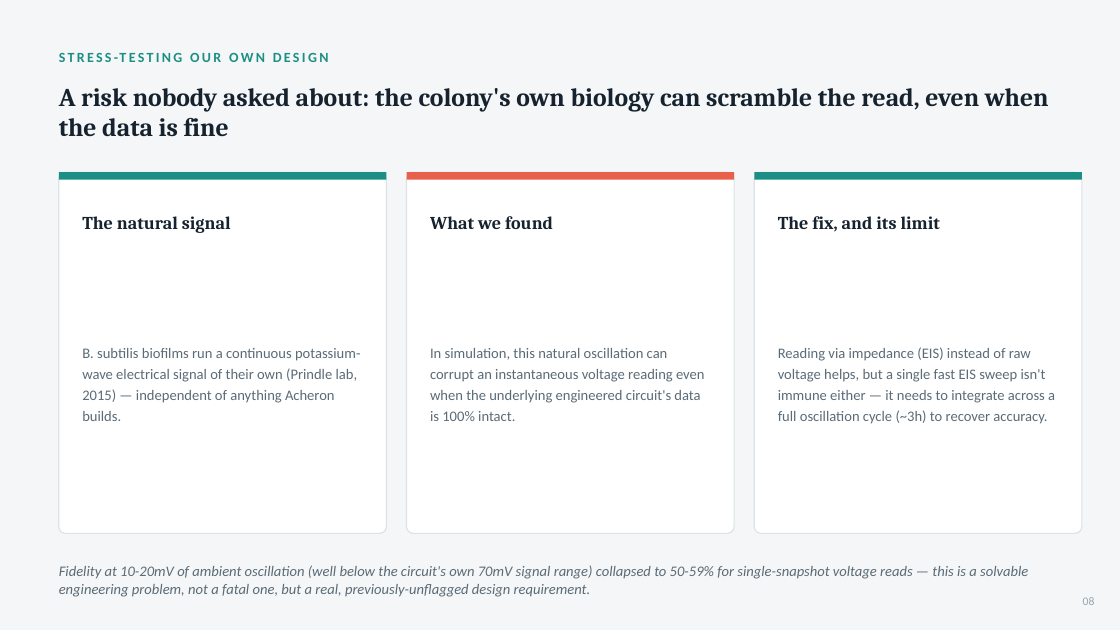
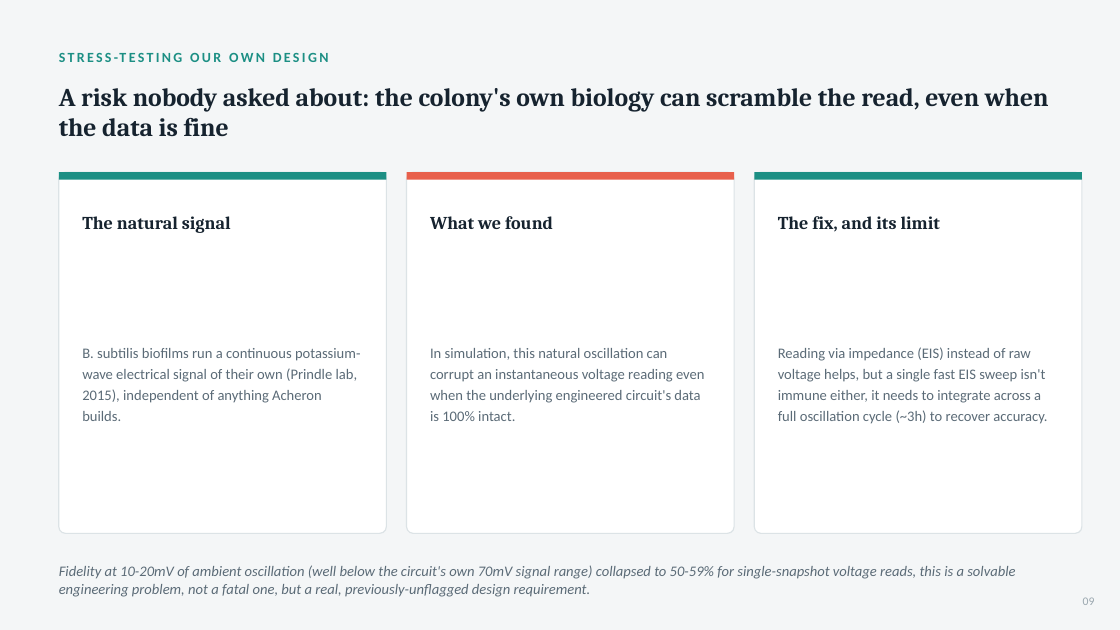
Before and after one commit to rewired89/Acheron, a slide deck: slide 9 of docs/pitch/Acheron_Pitch_Deck.pptx (slide 8 before the commit). Drawn at 1120x630 pixels with LibreOffice and Linux fonts; fonts in the diff are those of the drawing. Boxes give left, top, right and bottom in pixels: in the first picture for what was removed or moved away, otherwise in the second. Text is boxed around its words. In the diff, an @@ line names an element or a change of style, - is before the commit and + after.

```diff
--- a/docs/pitch/Acheron_Pitch_Deck.pptx
+++ b/docs/pitch/Acheron_Pitch_Deck.pptx
@@ text at (82, 348, 360, 421): text changed @@
-B. subtilis biofilms run a continuous potassium-wave electrical signal of their own (Prindle lab, 2015) — independent of anything Acheron builds.
+B. subtilis biofilms run a continuous potassium-wave electrical signal of their own (Prindle lab, 2015), independent of anything Acheron builds.
@@ text at (778, 347, 1047, 424): text changed @@
-Reading via impedance (EIS) instead of raw voltage helps, but a single fast EIS sweep isn't immune either — it needs to integrate across a full oscillation cycle (~3h) to recover accuracy.
+Reading via impedance (EIS) instead of raw voltage helps, but a single fast EIS sweep isn't immune either, it needs to integrate across a full oscillation cycle (~3h) to recover accuracy.
@@ text at (59, 565, 1015, 597): text changed @@
-Fidelity at 10-20mV of ambient oscillation (well below the circuit's own 70mV signal range) collapsed to 50-59% for single-snapshot voltage reads — this is a solvable engineering problem, not a fatal one, but a real, previously-unflagged design requirement.
+Fidelity at 10-20mV of ambient oscillation (well below the circuit's own 70mV signal range) collapsed to 50-59% for single-snapshot voltage reads, this is a solvable engineering problem, not a fatal one, but a real, previously-unflagged design requirement.
```
Also in this commit, not shown: 13 other slides changed, 2 slides added, 3 other files.
